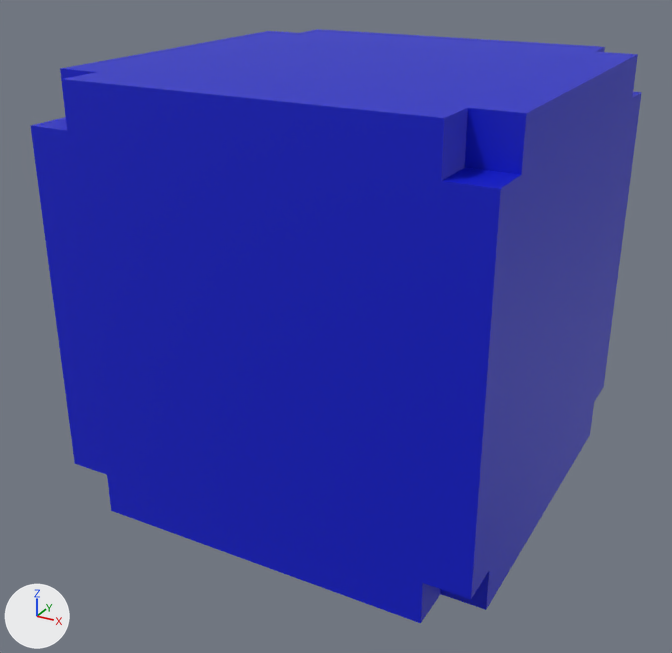
The Blender file assets/ship_parts/engine_module/engine_module.blend as it was, and as the next commit left it.
The view is the same before and after, from a 50 mm lens placed at (1.92, -3.73, 1.57), pointed at (-0.06, -0.14, -0.22). Lighting does not change. The marker at lower left points along +X, +Y and +Z.

The scene before the commit, as lines of its bpy script (objects in view):
```python
me_cube = bpy.data.meshes.new('Cube')
me_cube.from_pydata(...)  # 56 vertices, 54 faces; spans x -1.0..1.0, y -1.0..1.0, z -1.0..1.0
me_cube.materials.append(mat_material)  # picture img_engine_texture_png
ob_cube = bpy.data.objects.new('Cube', me_cube)
ob_cube.location = (0.0, 0.0, 0.0)
```
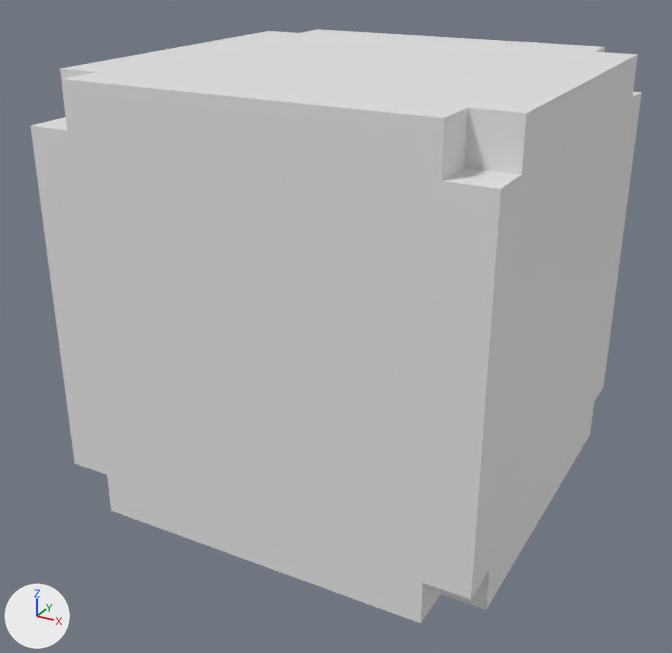
Boxes (x1, y1, x2, y2) around the edits, measured in the pictures (672 x 653 px):
'Cube', recoloured (blue to grey)
    both: (31, 29, 642, 623)

The change, as a diff of the scene's bpy script:
```diff
--- a/assets/ship_parts/engine_module/engine_module.blend.py
+++ b/assets/ship_parts/engine_module/engine_module.blend.py
@@ me_cube @@
 me_cube.from_pydata(...)  # 56 vertices, 54 faces; spans x -1.0..1.0, y -1.0..1.0, z -1.0..1.0
-me_cube.materials.append(mat_material)  # picture img_engine_texture_png
```
